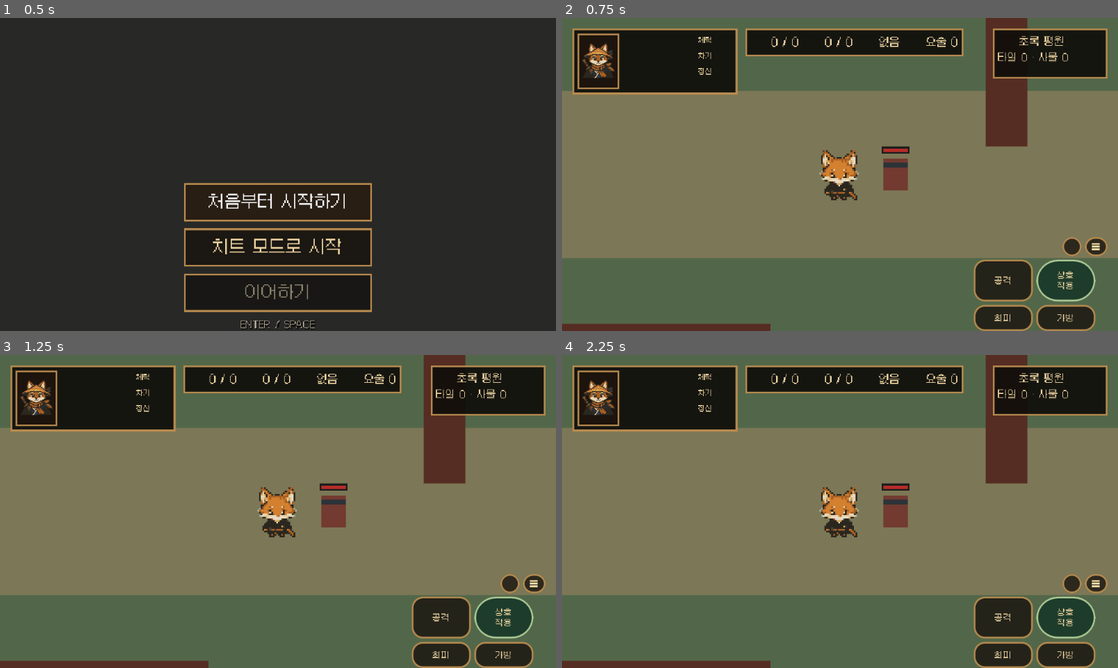
Above: before the commit, frames 1-4 (two rows, left to right).
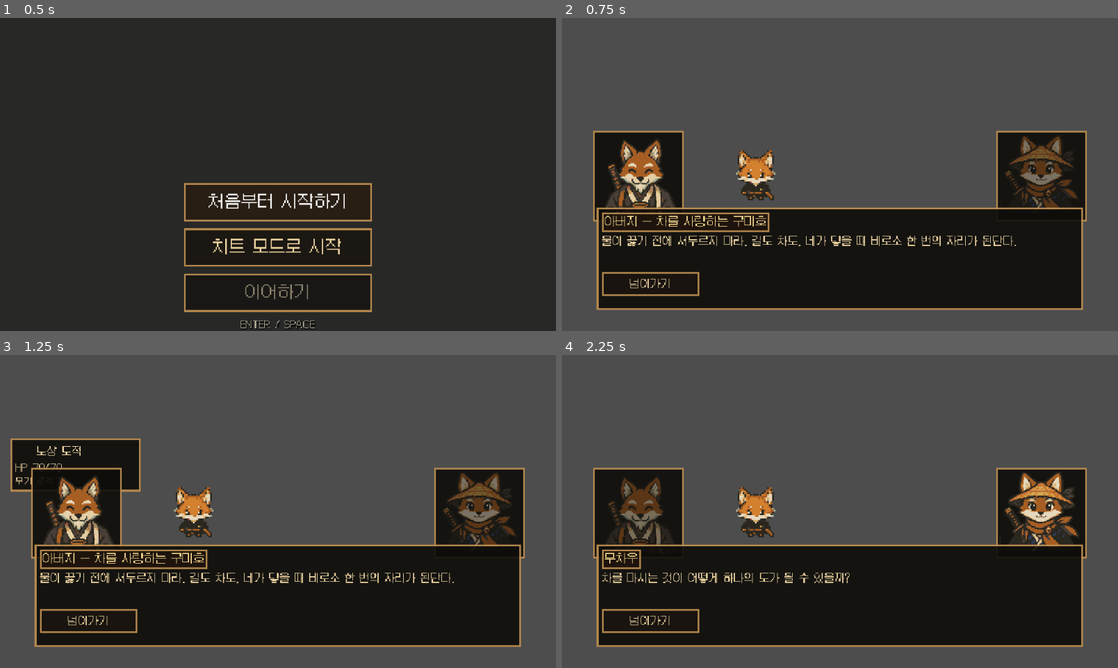
Above: after the commit, the same moments.

Repository: FLYLIKEB/samurai-tea-fox
Game: Godot game, scene res://scenes/ui/start_screen.tscn
The game is run twice, just before and just after one commit, with the same random seed, the same clock (stepped at 60 frames per second) and the same inputs.
Inputs (mouse positions are in pixels of both pictures, inside the frame that each line leads up to):
- Up to frame 1 (0.5 s): no input
- Up to frame 2 (0.75 s): click "처음부터 시작하기" at 0.5 s
- Up to frame 3 (1.25 s): no input
- Up to frame 4 (2.25 s): click (606, 596) at 1.27 s; click (650, 621) at 2 s, where only the run after the commit has a clickable "넘어가기"

Frame 1 is identical in both runs. In frame 2, 98% of the frame differs, in the area x 0-100%, y 0-100%; in frame 3, 98%; in frame 4, 98%.
Error before the commit: Parse Error: Cannot infer the type of "registered" variable because the value doesn't have a set type. (res://src/main/main.gd:2024)

Commit message:
feat: add reusable world layout templates

Diff:
--- /dev/null
+++ b/data/world_templates.json
@@ -0,0 +1,15 @@
+{
+  "schema_version": 1,
+  "templates": [
+    {"id": "layout_00", "seed": 17001},
+    {"id": "layout_01", "seed": 17002},
+    {"id": "layout_02", "seed": 17003},
+    {"id": "layout_03", "seed": 17004},
+    {"id": "layout_04", "seed": 17005},
+    {"id": "layout_05", "seed": 17006},
+    {"id": "layout_06", "seed": 17007},
+    {"id": "layout_07", "seed": 17008},
+    {"id": "layout_08", "seed": 17009},
+    {"id": "layout_09", "seed": 17010}
+  ]
+}
--- a/src/main/main.gd
+++ b/src/main/main.gd
@@ -2021,7 +2021,7 @@
 		if parts.size() != 2:
 			continue
 		var position := Vector2i(int(parts[0]), int(parts[1]))
-		var registered := acquisition_service.register_gatherable(id, id, position)
+		var registered: Dictionary = acquisition_service.register_gatherable(id, id, position)
 		if not registered.ok:
 			return registered
 	return {"ok": true}
--- a/src/world/generation/world_generator.gd
+++ b/src/world/generation/world_generator.gd
@@ -12,6 +12,8 @@
 static var CHUNK_WIDTH := RuntimeConstants.int_value("world.chunk_width")
 static var CHUNK_HEIGHT := RuntimeConstants.int_value("world.chunk_height")
 static var DEFAULT_RETRY_LIMIT := RuntimeConstants.int_value("world.generation_retry_limit")
+const TEMPLATE_PATH := "res://data/world_templates.json"
+static var TEMPLATE_BANK: Array = _load_template_bank()
 const BIOME_COMMON := "common_region"
 const BIOME_MOUNTAIN := "mountain_region"
 const BIOME_WASTELAND := "wasteland"
@@ -144,15 +146,20 @@
 	# balance data is missing or temporarily sets the count to zero.
 	var teleport_zone_count := maxi(1, _balance_value(balance_definitions, "biome_teleport_zone_count", 1))
 	var combined_seed := _combined_seed(seed, data_version, biome_definition.get("id", ""))
+	var template := _template_for_seed(seed, String(biome_definition.get("id", "")))
 	var progression_projection: Dictionary = options.get("progression_projection", {})
 
 	for attempt in range(retry_limit + 1):
-		var rng := DeterministicRng.new(combined_seed + attempt)
+		# Layout randomness comes from the selected template. Run randomness is
+		# kept separate so resources can vary without changing the map shape.
+		var layout_rng := DeterministicRng.new(int(template.seed) + attempt)
+		var content_rng := DeterministicRng.new(combined_seed + attempt)
 		var world := _generate_attempt(
 			seed,
 			data_version,
 			biome_definition,
-			rng,
+			layout_rng,
+			content_rng,
 			attempt,
 			retry_limit,
 			int(core_dungeon_count),
@@ -164,26 +171,27 @@
 			profile
 		)
 		if world.ok:
+			world.template_id = String(template.id)
 			return world
 
 	return _failure(seed, data_version, biome_definition, retry_limit, "connectivity_or_resource_validation_failed")
 
-func _generate_attempt(seed: int, data_version: String, biome_definition: Dictionary, rng: DeterministicRng, attempt: int, ret …(221 unchanged characters)…
+func _generate_attempt(seed: int, data_version: String, biome_definition: Dictionary, layout_rng: DeterministicRng, content_rng: DeterministicRng, attempt: int, ret …(221 unchanged characters)…
 	var world_data := WorldData.new(MAP_WIDTH, MAP_HEIGHT, String(profile.default_terrain_id), bool(profile.default_walkable))
-	var chunks := _compose_chunks(rng, world_data, profile)
+	var chunks := _compose_chunks(layout_rng, world_data, profile)
 	_apply_map_boundary(world_data, profile, progression_projection.get("edge_exit_positions", []))
-	var templates := _apply_common_templates(world_data, rng, chunks, profile)
+	var templates := _apply_common_templates(world_data, layout_rng, chunks, profile)
 	var biome_id := String(biome_definition.get("id", ""))
-	var landmarks := _place_required_landmarks(world_data, rng, core_dungeon_count, teleport_zone_count, biome_id, profile)
+	var landmarks := _place_required_landmarks(world_data, layout_rng, core_dungeon_count, teleport_zone_count, biome_id, profile)
 	_carve_landmark_paths(world_data, landmarks, profile)
-	var large_house_result := _place_large_fenced_house(world_data, rng, profile)
+	var large_house_result := _place_large_fenced_house(world_data, layout_rng, profile)
 	if not large_house_result.ok:
 		return _failed_attempt(seed, data_version, biome_definition, attempt, retry_limit, "large_fenced_house_placement_failed")
-	_place_path_edge_fences(world_data, rng, templates, profile)
+	_place_path_edge_fences(world_data, layout_rng, templates, profile)
 	var validator := ConnectivityValidator.new()
-	var facility_nodes := _place_facility_nodes(world_data, rng, landmarks, profile, validator.reachable_cell_keys_from_entry(world_data.to_dictionary()))
+	var facility_nodes := _place_facility_nodes(world_data, layout_rng, landmarks, profile, validator.reachable_cell_keys_from_entry(world_data.to_dictionary()))
 	var reachable_cells := validator.reachable_cell_keys_from_entry(world_data.to_dictionary())
-	var resource_nodes := _place_resource_nodes(world_data, rng, min_resource_nodes, max_resource_placement_attempts, resource_ids, reachable_cells, profile.get("resource_source_by_id", {}), templates, landmarks)
+	var resource_nodes := _place_resource_nodes(world_data, content_rng, min_resource_nodes, max_resource_placement_attempts, resource_ids, reachable_cells, profile.get("resource_source_by_id", {}), templates, landmarks)
 	var access_points := []
 	for resource_node in resource_nodes:
 		access_points.append(resource_node.access_position)
@@ -196,6 +204,7 @@
 		"ok": false,
 		"data_version": data_version,
 		"seed": seed,
+		"template_id": "",
 		"biome_id": biome_id,
 		"biome_progression_order": biome_definition.get("progression_order", null),
 		"biome_generation_rule_id": String(profile.id),
@@ -228,6 +237,26 @@
 	if not world.ok:
 		world.failure_reason = _attempt_failure_reason(world.connectivity, world.facility_accessibility, world.resource_accessibility, facility_nodes.size(), int(profile.minimum_facility_nodes), resource_nodes.size(), min_resource_nodes)
 	return world
+
+static func _load_template_bank() -> Array:
+	if not FileAccess.file_exists(TEMPLATE_PATH):
+		push_error("Missing world template bank: %s" % TEMPLATE_PATH)
+		return []
+	var parsed = JSON.parse_string(FileAccess.get_file_as_string(TEMPLATE_PATH))
+	var templates = parsed.get("templates", []) if typeof(parsed) == TYPE_DICTIONARY else []
+	if templates is not Array or templates.is_empty():
+		push_error("World template bank must contain templates: %s" % TEMPLATE_PATH)
+		return []
+	return templates.duplicate(true)
+
+static func _template_for_seed(seed: int, biome_id: String) -> Dictionary:
+	if TEMPLATE_BANK.is_empty():
+		return {"id": "fallback", "seed": seed}
+	var biome_hash := 0
+	for character in biome_id:
+		biome_hash = (biome_hash * 31 + character.unicode_at(0)) & 0x7fffffff
+	var index := absi(seed + biome_hash) % TEMPLATE_BANK.size()
+	return TEMPLATE_BANK[index].duplicate(true)
 
 func _failed_attempt(seed: int, data_version: String, biome_definition: Dictionary, attempt: int, retry_limit: int, reason: String) -> Dictionary:
 	return {
--- a/tests/unit/test_runtime_constants.gd
+++ b/tests/unit/test_runtime_constants.gd
@@ -14,3 +14,5 @@
 	asserts.equal(WorldData.new(1, 1).tile_size, 32, "new world data uses the configured tile size")
 	asserts.equal(WorldGenerator.MAP_WIDTH, RuntimeConstants.int_value("world.overworld_width"), "world generator width is configured")
 	asserts.equal(WorldGenerator.MAP_HEIGHT, RuntimeConstants.int_value("world.overworld_height"), "world generator height is configured")
+	asserts.equal(WorldGenerator.TEMPLATE_BANK.size(), 10, "world template bank contains ten layouts")
+	asserts.true_value(not String(WorldGenerator._template_for_seed(11037, "common_region").get("id", "")).is_empty(), "seed selects a named world template")
